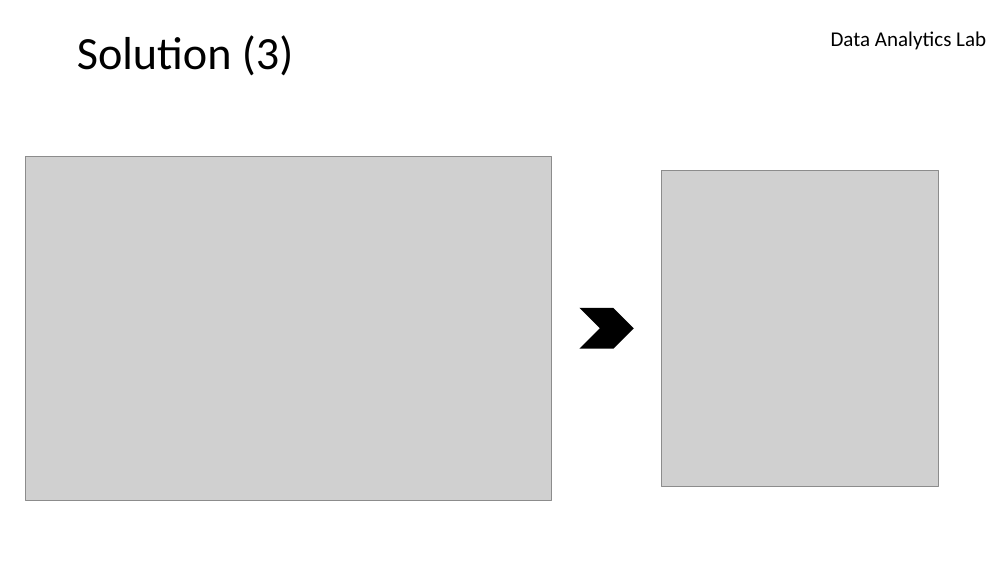
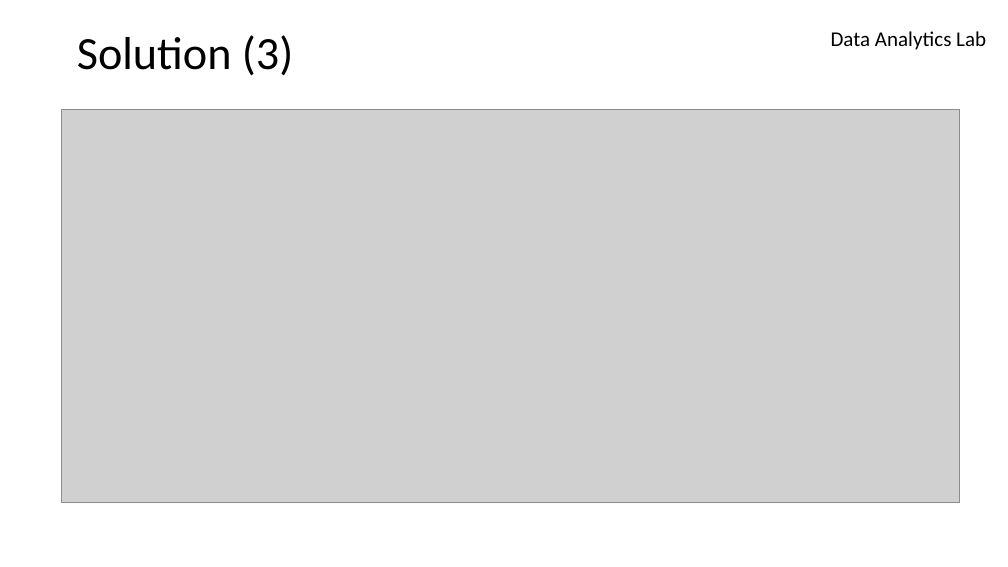
Before and after one commit to azimjaan21/algoMAP, a slide deck: slide 6 of Arrays & Strings/#3.pptx. Drawn at 1008x567 pixels with LibreOffice and Linux fonts; fonts in the diff are those of the drawing; grey boxes stand for pictures; background and template pictures are left out. Boxes give left, top, right and bottom in pixels: in the first picture for what was removed or moved away, otherwise in the second. Text is boxed around its words. In the diff, an @@ line names an element or a change of style, - is before the commit and + after.

```diff
--- a/Arrays & Strings/#3.pptx
+++ b/Arrays & Strings/#3.pptx
@@ picture added at (x1=61, y1=110, x2=960, y2=503) @@
@@ picture removed at (x1=26, y1=157, x2=552, y2=500) @@
@@ picture removed at (x1=662, y1=170, x2=939, y2=486) @@
@@ chevron removed at (x1=580, y1=308, x2=634, y2=349) @@
```
Also in this commit, not shown: 4 other slides changed, 3 slides added, 2 slides removed, 2 other files.
